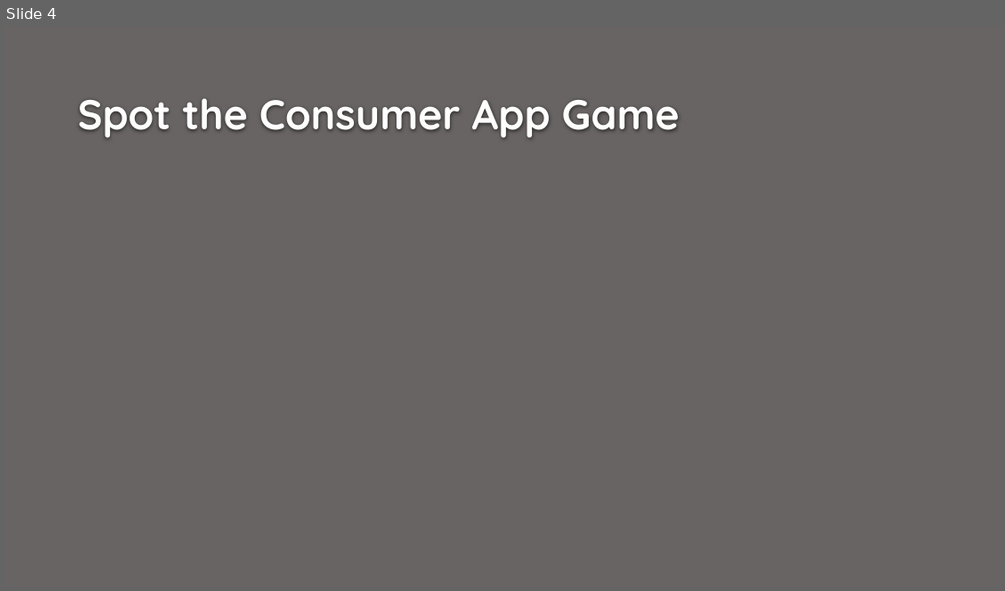
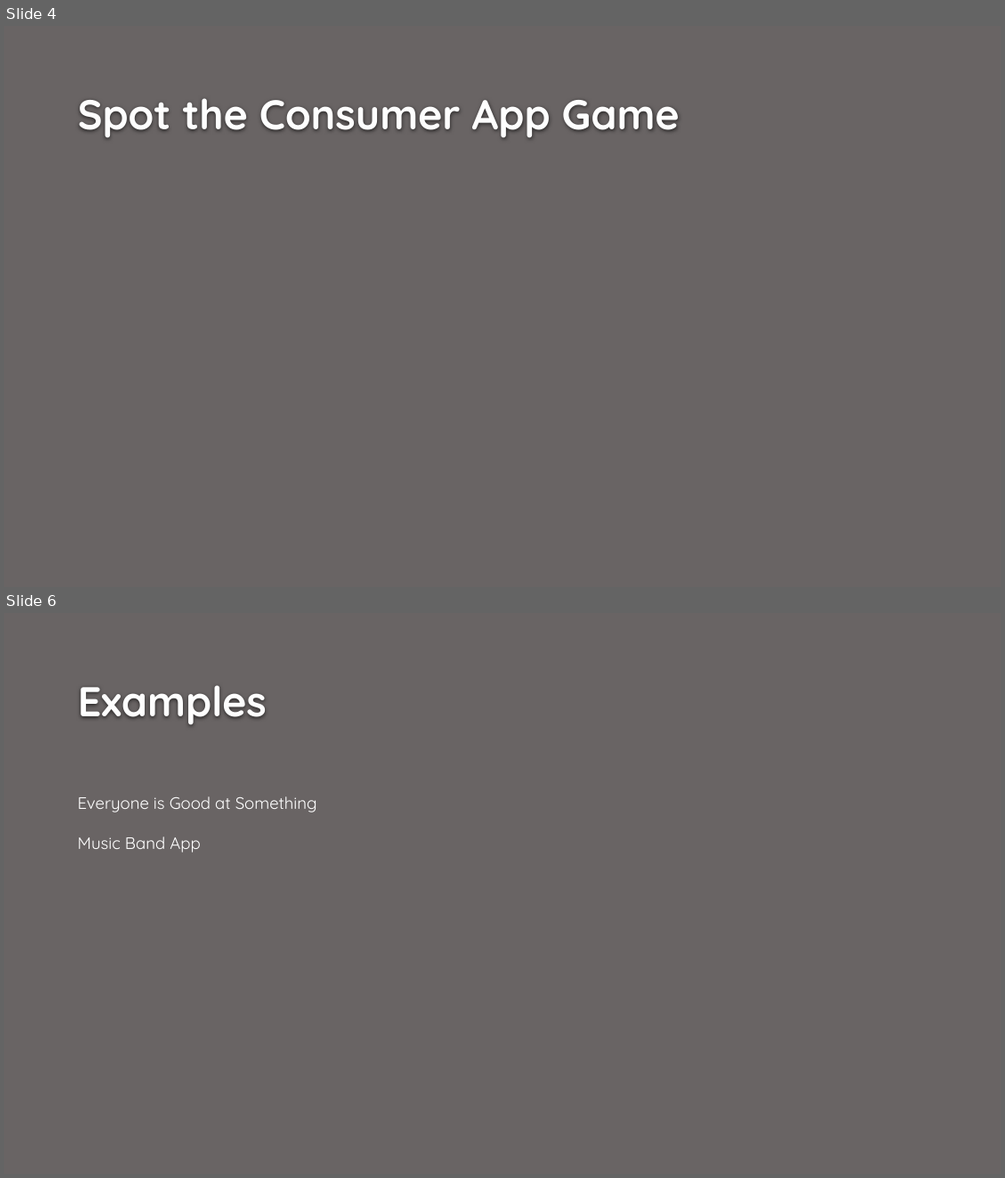
Before and after one commit to jayanthbagare/Nov19-Workshop, a slide deck: Consumer_App.pptx. Shown one above the other, each under a label of ours: slide 4 before the commit, slides 4 and 6 after it; the slides between them are not shown. The pictures are 1005x591 and 1005x1178 pixels, drawn with LibreOffice and Linux fonts; fonts in the diff are those of the drawing; background and template pictures are left out. Boxes give left, top, right and bottom in pixels: in the first picture for what was removed or moved away, otherwise in the second. Text is boxed around its words. In the diff, an @@ line names an element or a change of style, - is before the commit and + after.

```diff
--- a/Consumer_App.pptx
+++ b/Consumer_App.pptx
@@ slide 6 added at [4,613,1001,1174], background #696464 @@
@@ title added at [78,685,267,724], 40 pt, text #FEFEFE, bold @@
+Examples
@@ text added at [78,796,317,852], 16 pt, text #FFFFFF @@
+Everyone is Good at Something
+Music Band App
```
Also in this commit, not shown: 1 slide changed, 1 other slide added.
